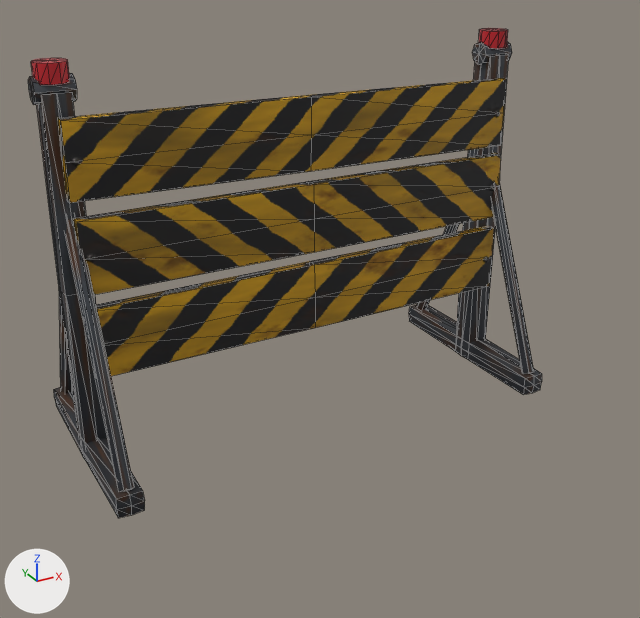
An edit to the glTF model src/assets/models/prop_soft_barrier.glb, drawn before and after from the same camera.
The view is the same before and after, from a 50 mm camera at (-0.689, -1.324, 0.843) aimed at (0.008, -0.056, 0.209). The lights are fixed; the arrows at lower left show +X, +Y and +Z. The picture after the commit comes second. Mesh edges are drawn as thin lines. Where no turn or scale is listed for an object, it has been applied to the vertices. Vertices at exactly the same position are counted once.

Objects in the first picture: 'prop_soft_barrier_body'.
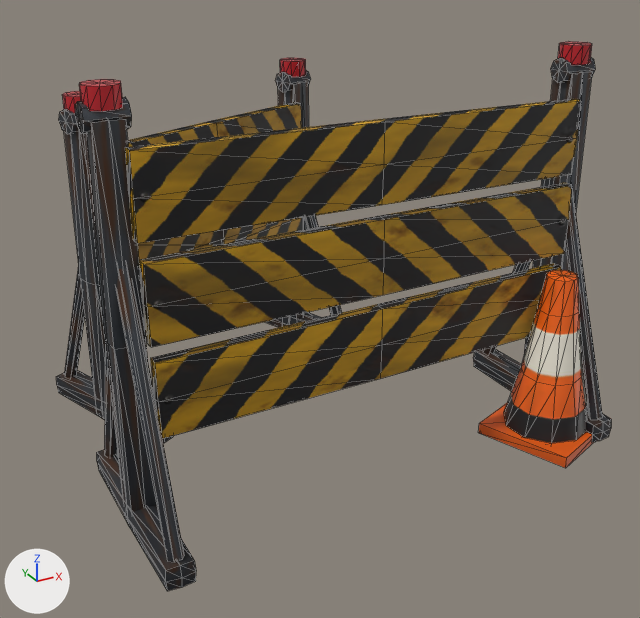
Location of each change, [x1, y1, x2, y2] in pixels of the pictures (640 x 618 px; the box of a moved part takes in the faces that stretch with it):
'prop_soft_barrier_body', reshaped (8% wider, 12% taller)
    before: [28, 28, 542, 518]
    after: [56, 42, 611, 591]
part 1 of me_prop_soft_barrier_body, moved or reshaped
    before: [28, 73, 77, 105]
    after: [75, 97, 132, 134]
part 2 of me_prop_soft_barrier_body, moved or reshaped
    before: [31, 58, 69, 85]
    after: [79, 79, 123, 111]
part 3 of me_prop_soft_barrier_body, moved or reshaped
    before: [58, 78, 506, 203]
    after: [125, 99, 581, 243]
part 4 of me_prop_soft_barrier_body, moved or reshaped
    before: [73, 153, 501, 295]
    after: [139, 183, 572, 347]
part 5 of me_prop_soft_barrier_body, moved or reshaped
    before: [96, 226, 494, 376]
    after: [151, 263, 561, 438]
part 6 of me_prop_soft_barrier_body, added
    after: [62, 91, 81, 113]
part 7 of me_prop_soft_barrier_body, added (red)
    after: [280, 58, 306, 77]
part 8 of me_prop_soft_barrier_body, moved or reshaped
    before: [472, 42, 512, 65]
    after: [551, 57, 596, 83]
part 9 of me_prop_soft_barrier_body, moved or reshaped
    before: [478, 28, 508, 49]
    after: [558, 42, 592, 65]
part 10 of me_prop_soft_barrier_body, deleted
    before: [59, 293, 72, 393]
part 11 of me_prop_soft_barrier_body, deleted
    before: [417, 224, 459, 309]
part 12 of me_prop_soft_barrier_body, reshaped
    before: [36, 92, 145, 518]
    after: [56, 70, 342, 591]
part 13 of me_prop_soft_barrier_body, built on
    before: [409, 55, 542, 395]
    after: [473, 71, 611, 468]

The change in detail:
me_prop_soft_barrier_body is used by ob_prop_soft_barrier_body; location (0.0, 0.0, 0.0).
me_prop_soft_barrier_body had 316 vertices, 576 faces and spanned x -0.43..0.43, y -0.2..0.2, z 0.0..0.66.
me_prop_soft_barrier_body now has 679 vertices, 1254 faces and spans x -0.42..0.439, y -0.419..0.431, z 0.0..0.66.
me_prop_soft_barrier_body part 1: the loose piece of 18 vertices spanning x -0.43..-0.37, y -0.02..0.02, z 0.6..0.64 is moved by (0.01, -0.22, 0.0).
me_prop_soft_barrier_body part 2: the loose piece of 22 vertices spanning x -0.426..-0.374, y -0.025..0.025, z 0.63..0.66 is moved by (0.01, -0.22, 0.0).
me_prop_soft_barrier_body part 3: the loose piece of 26 vertices spanning x -0.406..0.402, y -0.047..-0.025, z 0.456..0.584 is scaled about its middle by (0.926, 1, 1), then moved by (0.0, -0.22, 0.0).
me_prop_soft_barrier_body part 4: the loose piece of 26 vertices spanning x -0.4..0.405, y -0.047..-0.025, z 0.311..0.439 is scaled about its middle by (0.925, 1, 1), then moved by (0.0, -0.22, 0.0).
me_prop_soft_barrier_body part 5: the loose piece of 26 vertices spanning x -0.396..0.402, y -0.047..-0.025, z 0.166..0.294 is scaled about its middle by (0.925, 1, 1), then moved by (0.0, -0.22, 0.0).
me_prop_soft_barrier_body part 6: a new loose piece, a 10-sided cylinder along z spanning x -0.36..-0.31, y 0.089..0.14, z 0.56..0.59, in mat_main.
me_prop_soft_barrier_body part 7: a new loose piece, a 10-sided cylinder along z spanning x 0.11..0.16, y 0.26..0.311, z 0.56..0.59, in mat_main.
me_prop_soft_barrier_body part 8: the loose piece of 18 vertices spanning x 0.37..0.43, y -0.02..0.02, z 0.6..0.64 is moved by (-0.01, -0.22, 0.0).
me_prop_soft_barrier_body part 9: the loose piece of 22 vertices spanning x 0.374..0.426, y -0.025..0.025, z 0.63..0.66 is moved by (-0.01, -0.22, 0.0).
me_prop_soft_barrier_body part 10: the loose piece of 14 vertices spanning x -0.412..-0.388, y -0.01..0.19, z 0.036..0.464 is deleted.
me_prop_soft_barrier_body part 11: the loose piece of 14 vertices spanning x 0.388..0.412, y -0.01..0.19, z 0.036..0.464 is deleted.
me_prop_soft_barrier_body part 12: 65 vertices removed from x -0.425..-0.375, y -0.2..0.2, z 0.0..0.62; 342 vertices added at x -0.415..0.206, y -0.39..0.431, z 0.0..0.62.
me_prop_soft_barrier_body part 13: 65 vertices removed from x 0.375..0.425, y -0.2..0.2, z 0.0..0.62; 135 vertices added at x 0.221..0.439, y -0.419..-0.05, z 0.0..0.62.
